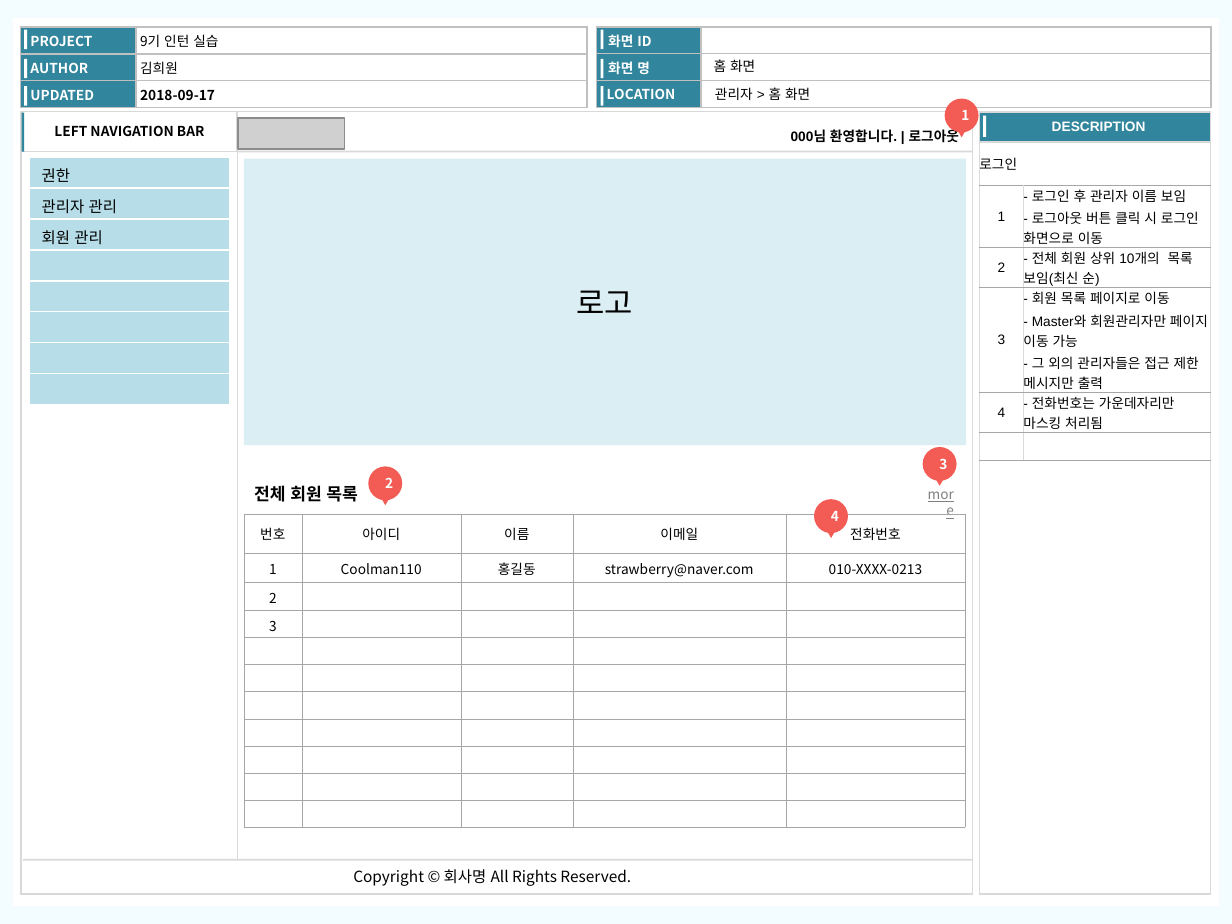
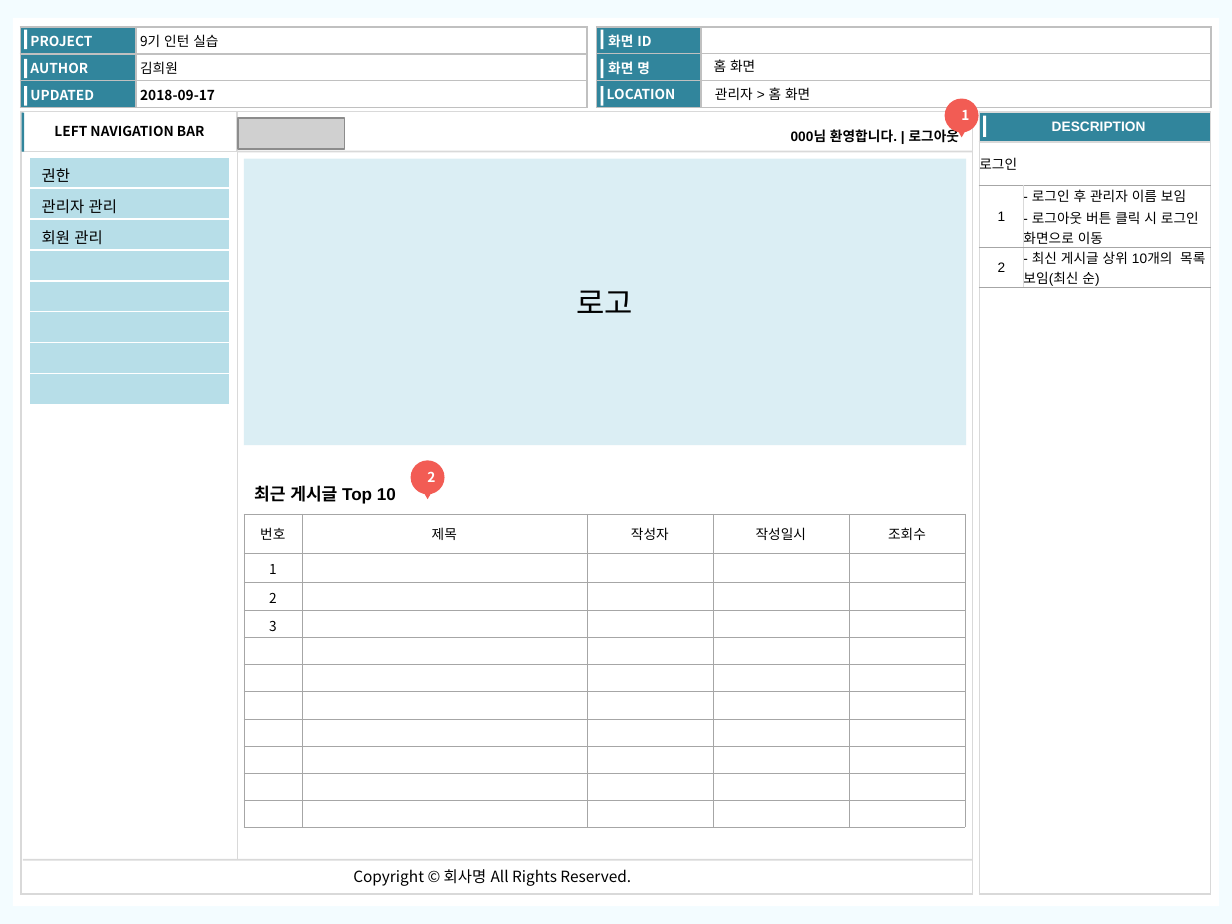
Before and after one commit to kimheewon/project, a slide deck: slide 5 of Document/관리자 화면정의서.pptx. Drawn at 1232x924 pixels with LibreOffice and Linux fonts; fonts in the diff are those of the drawing; grey boxes stand for pictures. Boxes give left, top, right and bottom in pixels: in the first picture for what was removed or moved away, otherwise in the second. Text is boxed around its words. In the diff, an @@ line names an element or a change of style, - is before the commit and + after.

```diff
--- a/Document/관리자 화면정의서.pptx
+++ b/Document/관리자 화면정의서.pptx
@@ table at [979, 142, 1211, 292] @@
-row 3: 2 | - 전체 회원 상위 10개의 목록 보임(최신 순)
-row 4: 3 | - 회원 목록 페이지로 이동 / - Master와 회원관리자만 페이지 이동 가능 / - 그 외의 관리자들은 접근 제한 메시지만 출력
-row 5: 4 | - 전화번호는 가운데자리만 마스킹 처리됨
-row 6:  | 
+row 3: 2 | - 최신 게시글 상위 10개의 목록 보임(최신 순)
@@ ellipse removed at [923, 447, 957, 482] @@
-3
@@ ellipse "2": place and size @@
-ellipse "2" at [368, 467, 403, 501]
+ellipse "2" at [410, 461, 445, 495]
@@ text removed at [909, 479, 967, 509] @@
-more
@@ triangle removed at [934, 476, 945, 485] @@
@@ text at [254, 485, 396, 504]: text changed @@
-전체 회원 목록
+최근 게시글 Top 10
@@ triangle: place and size @@
-triangle at [379, 495, 391, 505]
+triangle at [423, 489, 434, 499]
@@ ellipse removed at [814, 499, 849, 533] @@
-4
@@ table at [244, 514, 963, 827] @@
-row 1: 번호 | 아이디 | 이름 | 이메일 | 전화번호
+row 1: 번호 | 제목 | 작성자 | 작성일시 | 조회수
-row 2: 1 | Coolman110 | 홍길동 | strawberry@naver.com | 010-XXXX-0213
+row 2: 1 |  |  |  | 
@@ triangle removed at [825, 529, 837, 538] @@
```
Also in this commit, not shown: 7 other slides changed, 16 other files.
